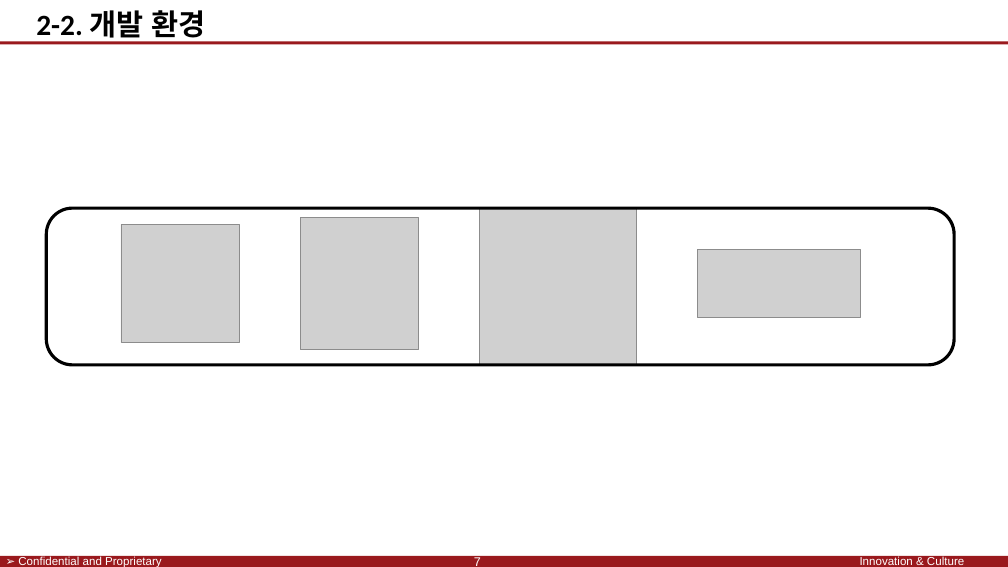
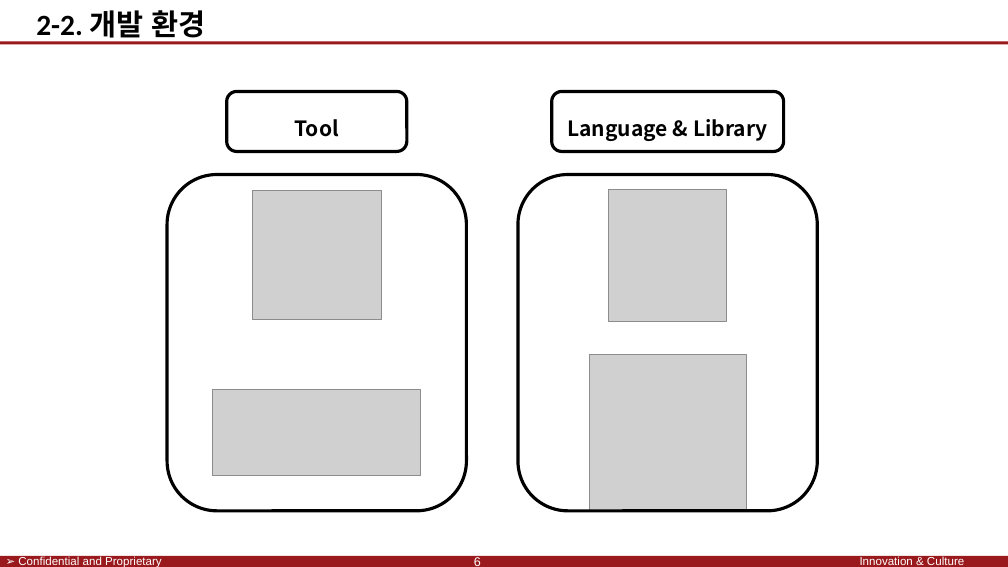
Before and after one commit to SaintSeong/JusungProject, a slide deck: slide 6 of A조 발표.pptx (slide 7 before the commit). Drawn at 1008x567 pixels with LibreOffice and Linux fonts; fonts in the diff are those of the drawing; grey boxes stand for pictures; background and template pictures are left out. Boxes give left, top, right and bottom in pixels: in the first picture for what was removed or moved away, otherwise in the second. Text is boxed around its words. In the diff, an @@ line names an element or a change of style, - is before the commit and + after.

```diff
--- a/A조 발표.pptx
+++ b/A조 발표.pptx
@@ rounded rectangle added at (x1=227, y1=91, x2=407, y2=151), outline #000000 3 pt, 20 pt, text #000000, bold @@
+Tool
@@ rounded rectangle added at (x1=552, y1=91, x2=784, y2=151), outline #000000 3 pt, 20 pt, text #000000, bold @@
+Language & Library
@@ rounded rectangle added at (x1=167, y1=175, x2=467, y2=511), outline #000000 3 pt @@
@@ rounded rectangle added at (x1=518, y1=175, x2=817, y2=511), outline #000000 3 pt @@
@@ rounded rectangle removed at (x1=46, y1=208, x2=954, y2=364) @@
@@ picture resized from (x1=121, y1=225, x2=239, y2=343) to (x1=253, y1=191, x2=381, y2=319) @@
@@ picture moved from (x1=300, y1=218, x2=418, y2=350) to (x1=609, y1=189, x2=727, y2=321) @@
@@ picture moved from (x1=479, y1=208, x2=636, y2=364) to (x1=590, y1=354, x2=746, y2=510) @@
@@ picture resized from (x1=698, y1=250, x2=861, y2=317) to (x1=212, y1=389, x2=420, y2=476) @@
@@ page number at (x1=474, y1=557, x2=481, y2=566): text changed @@
-7
+6
```
Also in this commit, not shown: 11 other slides changed, 2 slides added, 2 slides removed, 1 other file.
